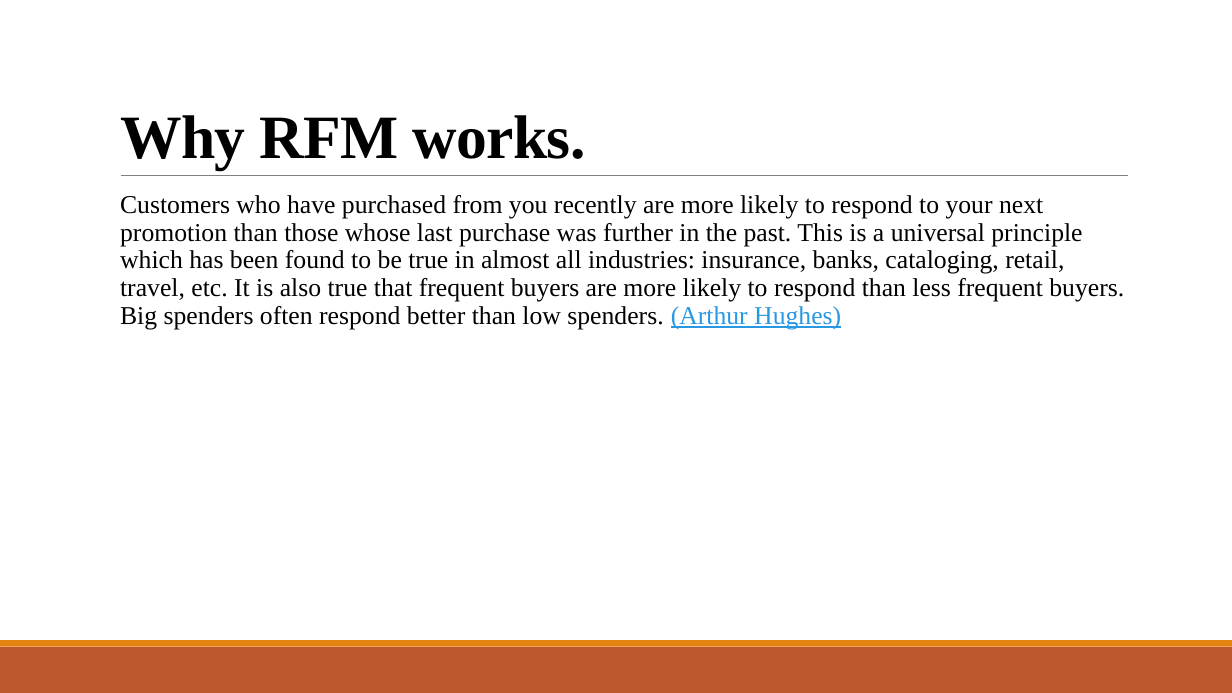
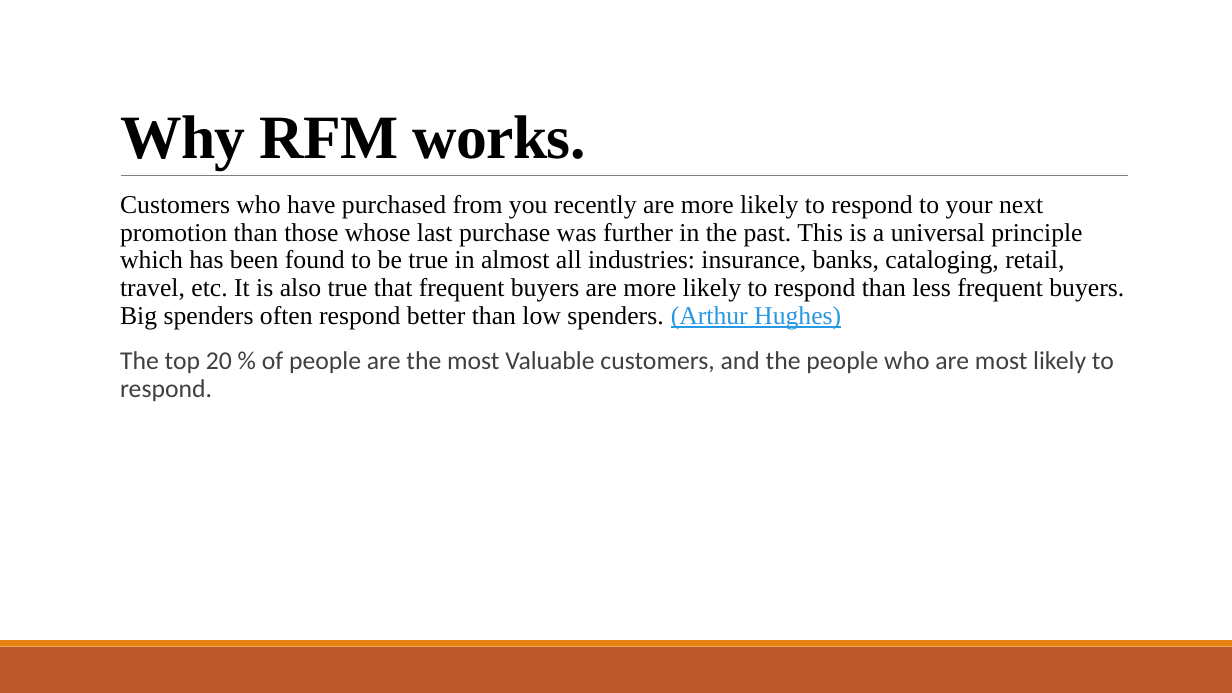
Before and after one commit to nicholasnehemia95/Olist-Ecommerce-Customer-Segmentation, a slide deck: slide 6 of Customer Segmentation of Olist Ecommerce Customers in Sao.pptx. Drawn at 1232x693 pixels with LibreOffice and Linux fonts; fonts in the diff are those of the drawing. Boxes give left, top, right and bottom in pixels: in the first picture for what was removed or moved away, otherwise in the second. Text is boxed around its words. In the diff, an @@ line names an element or a change of style, - is before the commit and + after.

```diff
--- a/Customer Segmentation of Olist Ecommerce Customers in Sao.pptx
+++ b/Customer Segmentation of Olist Ecommerce Customers in Sao.pptx
@@ text at (x1=120, y1=351, x2=1114, y2=401): paragraph added @@
+  The top 20 % of people are the most Valuable customers, and the people who are most likely to respond.
```
Also in this commit, not shown: 6 other slides changed, 5 slides added, 3 other files.
